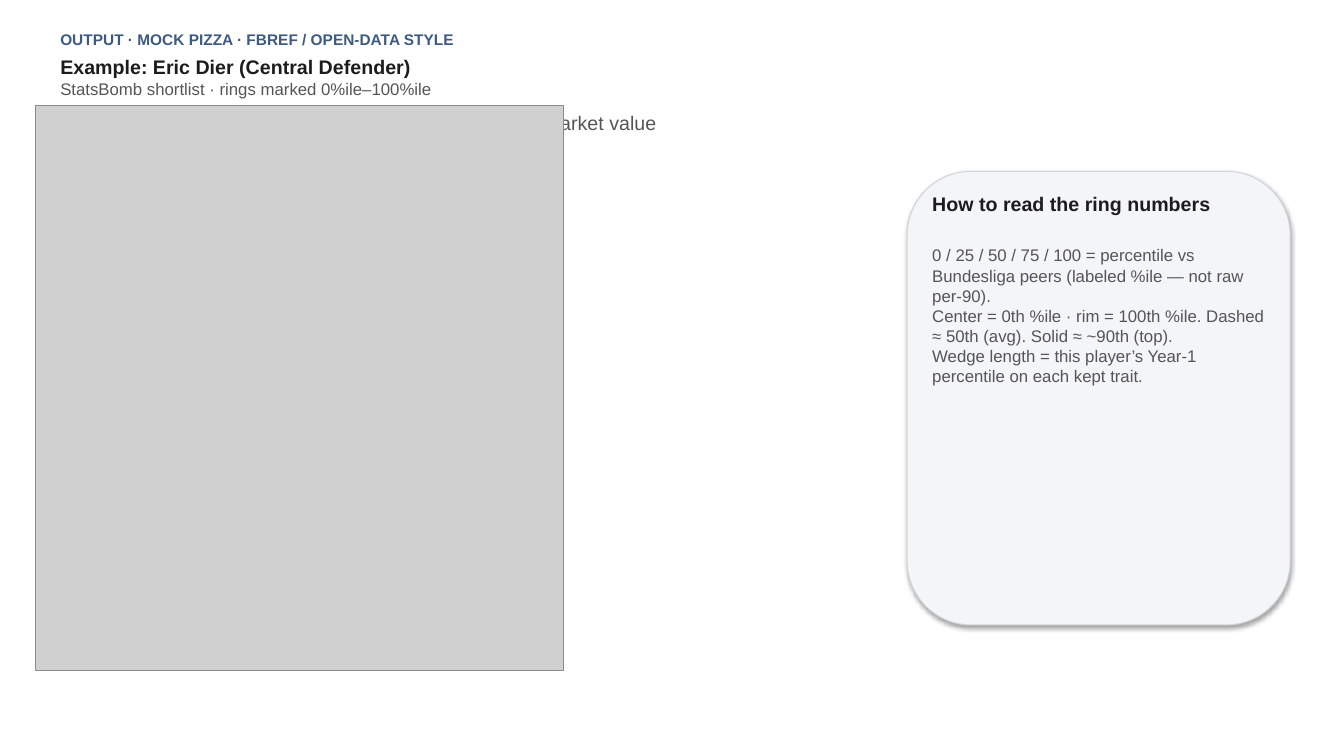
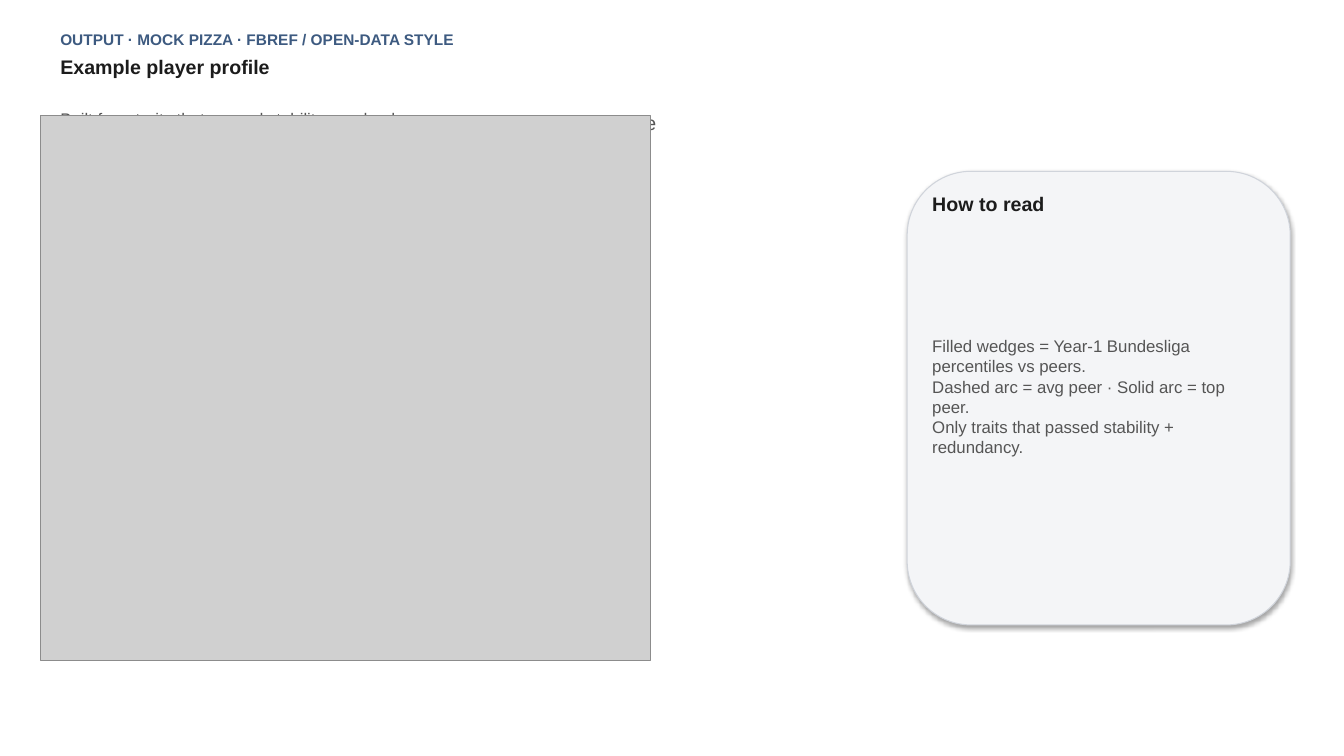
Before and after one commit to colbymorris08/bundesliga-transfer-traits, a slide deck: slide 6 of bundesliga_transfer_traits.pptx. Drawn at 1344x756 pixels with LibreOffice and Linux fonts; fonts in the diff are those of the drawing; grey boxes stand for pictures. Boxes give left, top, right and bottom in pixels: in the first picture for what was removed or moved away, otherwise in the second. Text is boxed around its words. In the diff, an @@ line names an element or a change of style, - is before the commit and + after.

Commit message:
Restore original mock pizza; clarify FBref stability was not run.

```diff
--- a/bundesliga_transfer_traits.pptx
+++ b/bundesliga_transfer_traits.pptx
@@ text at bbox=[60, 59, 1160, 457]: text changed @@
-Example: Eric Dier (Central Defender)
-StatsBomb shortlist · rings marked 0%ile–100%ile
+Example player profile
+Built from traits that passed stability + redundancy
@@ picture: place and size @@
-picture at bbox=[35, 106, 564, 670]
+picture at bbox=[40, 116, 651, 660]
@@ text at bbox=[932, 196, 1225, 437]: text changed @@
-How to read the ring numbers
-0 / 25 / 50 / 75 / 100 = percentile vs Bundesliga peers (labeled %ile — not raw per-90).
-Center = 0th %ile · rim = 100th %ile. Dashed ≈ 50th (avg). Solid ≈ ~90th (top).
-Wedge length = this player’s Year-1 percentile on each kept trait.
+How to read
+Filled wedges = Year-1 Bundesliga percentiles vs peers.
+Dashed arc = avg peer · Solid arc = top peer.
+Only traits that passed stability + redundancy.
```
Also in this commit, not shown: 1 other slide changed, 1 other file.
